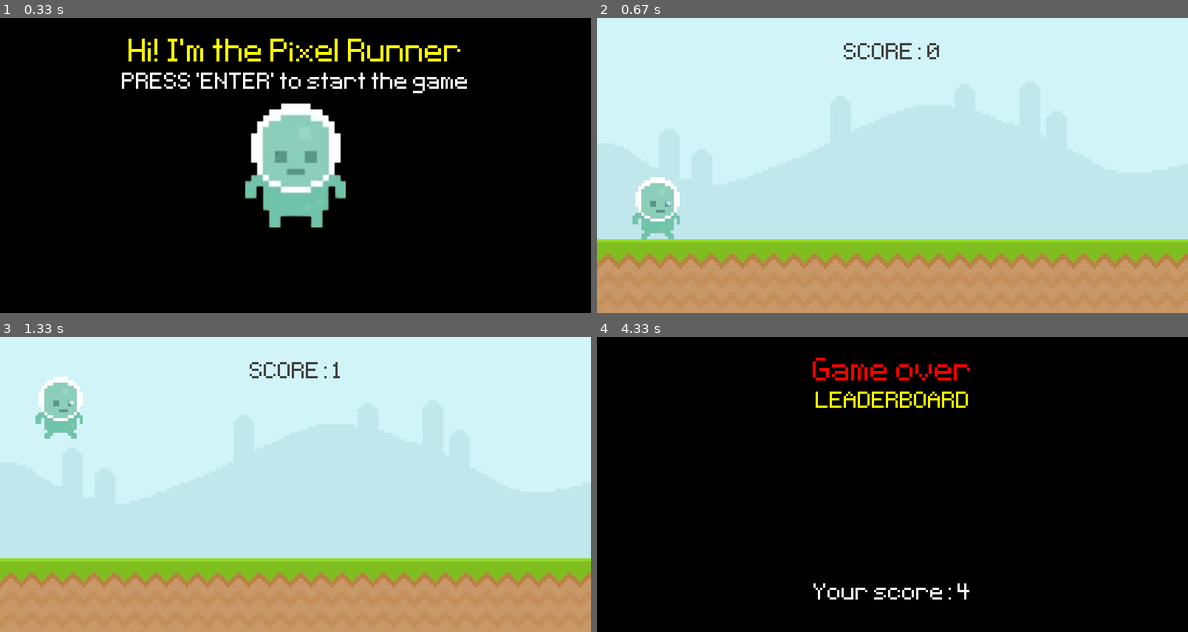
Above: before the commit, frames 1-4 (two rows, left to right).
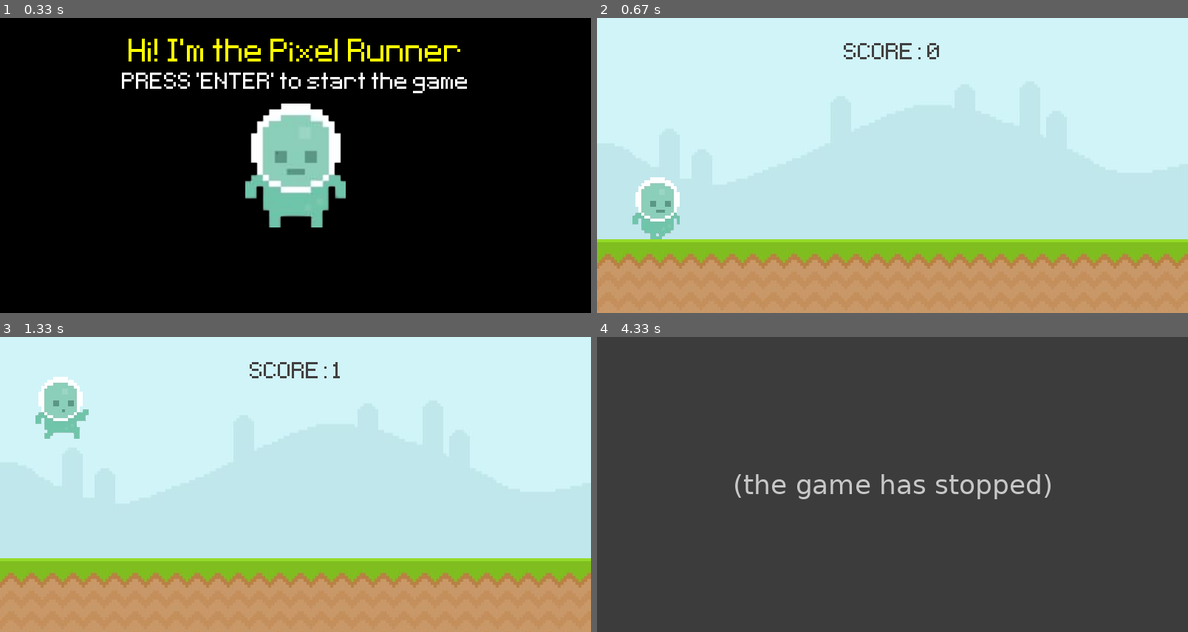
Above: after the commit, the same moments.

Repository: arushi32588/pygame.runner
Game: pygame game, started from runner.py
The game is run twice, just before and just after one commit, with the same random seed, the same clock (stepped at 60 frames per second) and the same inputs.
Inputs (mouse positions are in pixels of both pictures, inside the frame that each line leads up to):
- Up to frame 1 (0.33 s): no input
- Up to frame 2 (0.67 s): tap Enter at 0.33 s
- Up to frame 3 (1.33 s): click (59, 525) at 0.72 s
- Up to frame 4 (4.33 s): no input

Frame 1 is identical in both runs. In frame 2, 0.1% of the frame differs, in the area x 7-13%, y 62-75%; in frame 3, 0.1%; in frame 4, 100%, in the area x 0-100%, y 0-100%.
Error after the commit: NameError: name 'snail_surf' is not defined (runner.py line 110); the game stopped at 1.5 s (later frames are placeholders)

Commit message:
Added player animation.

Diff:
--- a/runner.py
+++ b/runner.py
@@ -15,8 +15,15 @@
 sky_surface = pygame.image.load('graphics/Sky.jpeg').convert()
 ground_surface = pygame.image.load('graphics/Ground.jpeg').convert()
 
-player_surf = pygame.image.load('graphics/Player/walk1.png')
+player_walk1 = pygame.image.load('graphics/Player/walk1.png').convert_alpha()
+player_walk2 = pygame.image.load('graphics/Player/walk2.png').convert_alpha()
+player_walk = [player_walk1, player_walk2]
+player_jump = pygame.image.load('graphics/Player/jump.png').convert_alpha()
+player_index = 0
+
+player_surf = player_walk[player_index]
 player_rect = player_surf.get_rect(midbottom = (80, 300))
+
 
 player_stand = pygame.image.load('graphics/Player/stand.png')
 player_stand = pygame.transform.rotozoom(player_stand, 0, 2)
@@ -25,7 +32,6 @@
 player_gravity = 0
 
 #Obstacles
-snail_surf = pygame.image.load('graphics/Snail/snail1.png').convert_alpha()
 
 fly_surf = pygame.image.load('graphics/Fly/Fly3.png').convert_alpha()
 fly_surf = pygame.transform.scale(fly_surf, (100, 50))
@@ -130,6 +136,15 @@
             player_rect.bottom = 300
         screen.blit(player_surf, player_rect)
 
+        #player animation
+        if player_rect.bottom < 300:
+            player_surf = player_jump
+        else:
+            player_index += 0.1
+            if player_index >= len(player_walk):
+                player_index = 0
+            player_surf = player_walk[int(player_index)]
+
         #Obstacle movement
         obstacle_rect_list = obstacle_movement(obstacle_rect_list)
         for j in obstacle_rect_list:
